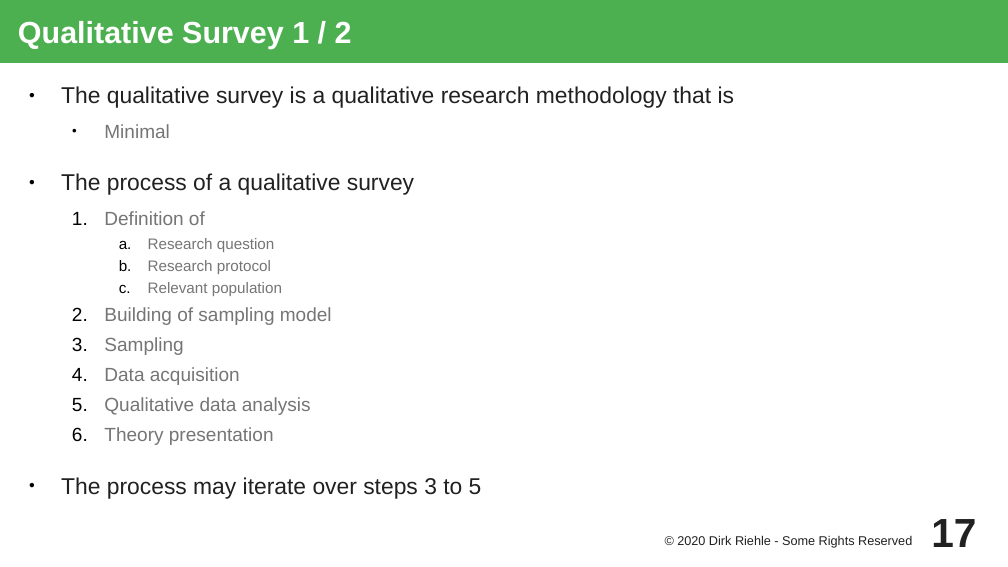
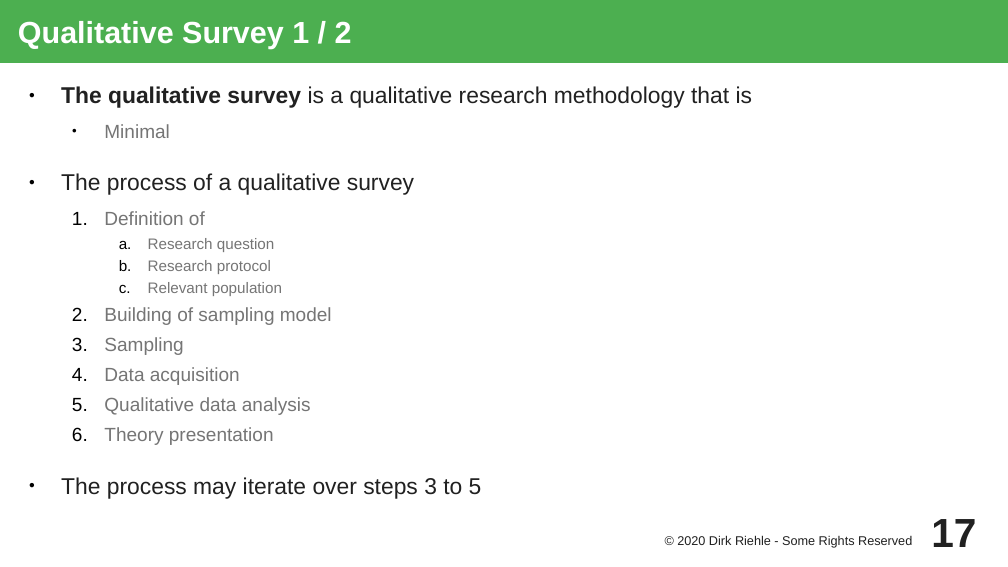
Before and after one commit to dirkriehle/nyt-course, a slide deck: slide 17 of Lecture slides/NYT D01 - Theory Building.odp. Drawn at 1008x567 pixels with LibreOffice and Linux fonts; fonts in the diff are those of the drawing. Boxes give left, top, right and bottom in pixels: in the first picture for what was removed or moved away, otherwise in the second. Text is boxed around its words. In the diff, an @@ line names an element or a change of style, - is before the commit and + after.

```diff
--- a/Lecture slides/NYT D01 - Theory Building.odp
+++ b/Lecture slides/NYT D01 - Theory Building.odp
@@ text at [61,86,753,108]: bold on in "The qualitative survey" @@
```
Also in this commit, not shown: 8 other slides changed, 1 other file.
